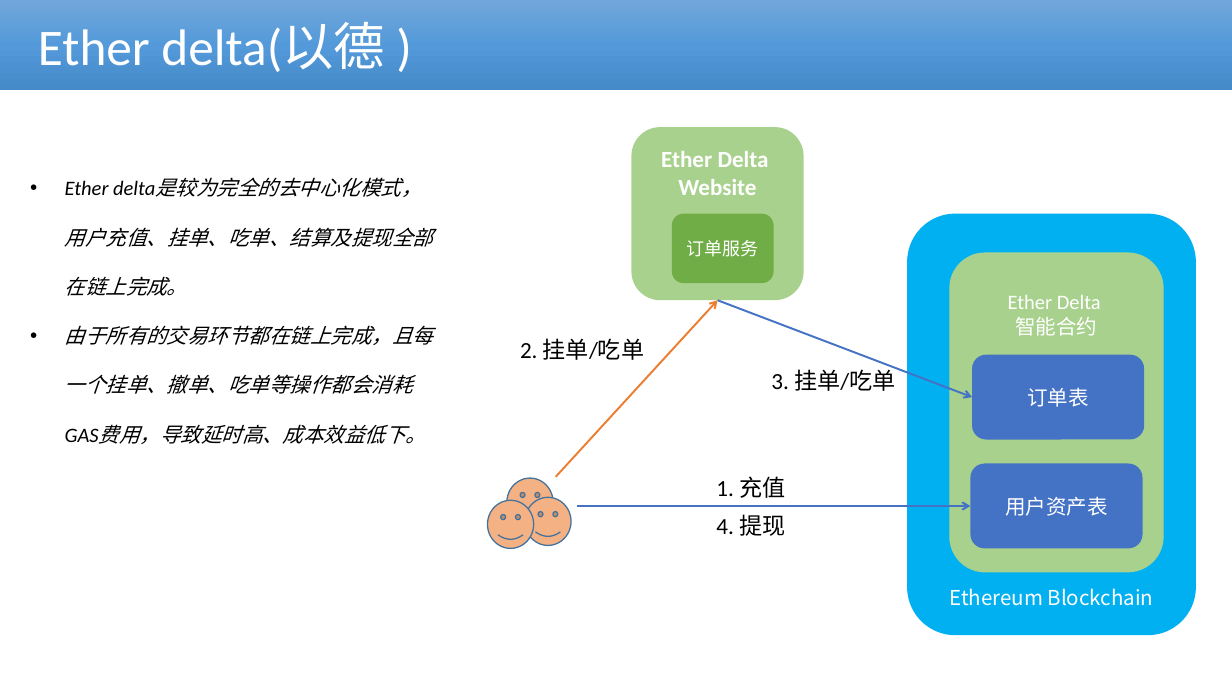
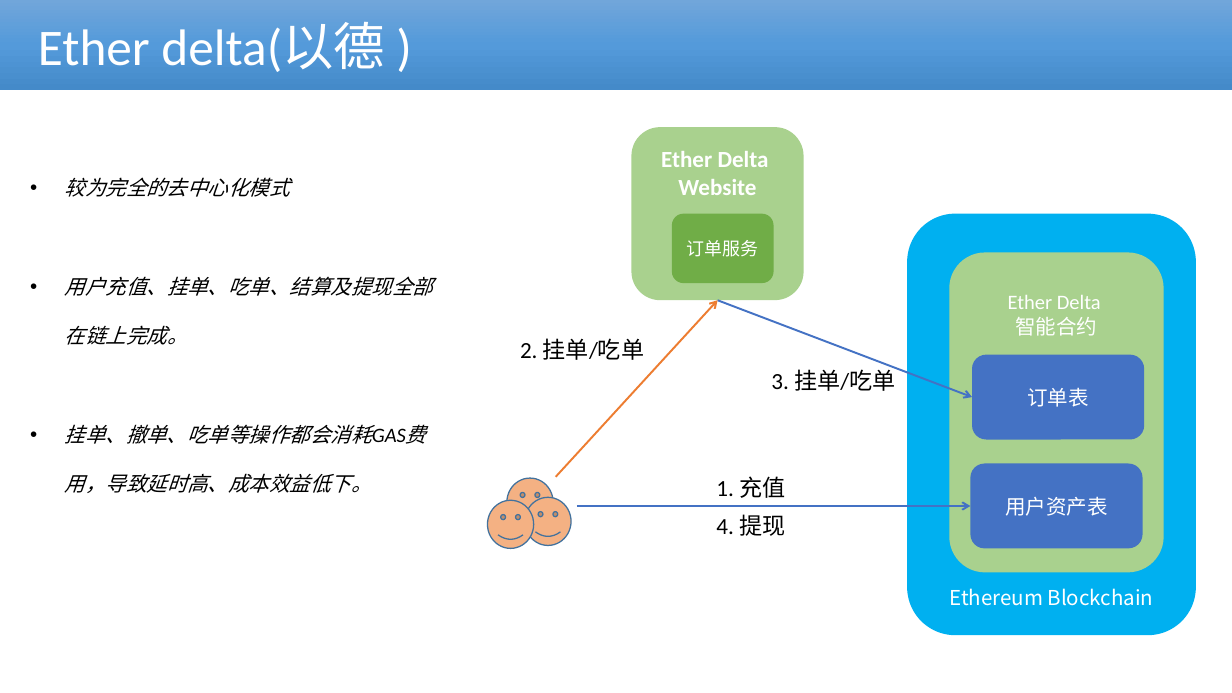
Before and after one commit to cmdpos/gaia, a slide deck: slide 19 of ppt/blockchain-dex.pptx (slide 14 before the commit). Drawn at 1232x693 pixels with LibreOffice and Linux fonts; fonts in the diff are those of the drawing; background and template pictures are left out. Boxes give left, top, right and bottom in pixels: in the first picture for what was removed or moved away, otherwise in the second. Text is boxed around its words. In the diff, an @@ line names an element or a change of style, - is before the commit and + after.

```diff
--- a/ppt/blockchain-dex.pptx
+++ b/ppt/blockchain-dex.pptx
@@ text at (65, 177, 434, 493): text changed @@
-• Ether delta是较为完全的去中心化模式，用户充值、挂单、吃单、结算及提现全部在链上完成。
-• 由于所有的交易环节都在链上完成，且每一个挂单、撤单、吃单等操作都会消耗GAS费用，导致延时高、成本效益低下。
+• 较为完全的去中心化模式
+• 用户充值、挂单、吃单、结算及提现全部在链上完成。
+• 挂单、撤单、吃单等操作都会消耗GAS费用，导致延时高、成本效益低下。
```
Also in this commit, not shown: 14 other slides changed, 3 slides added, 3 slides removed.
